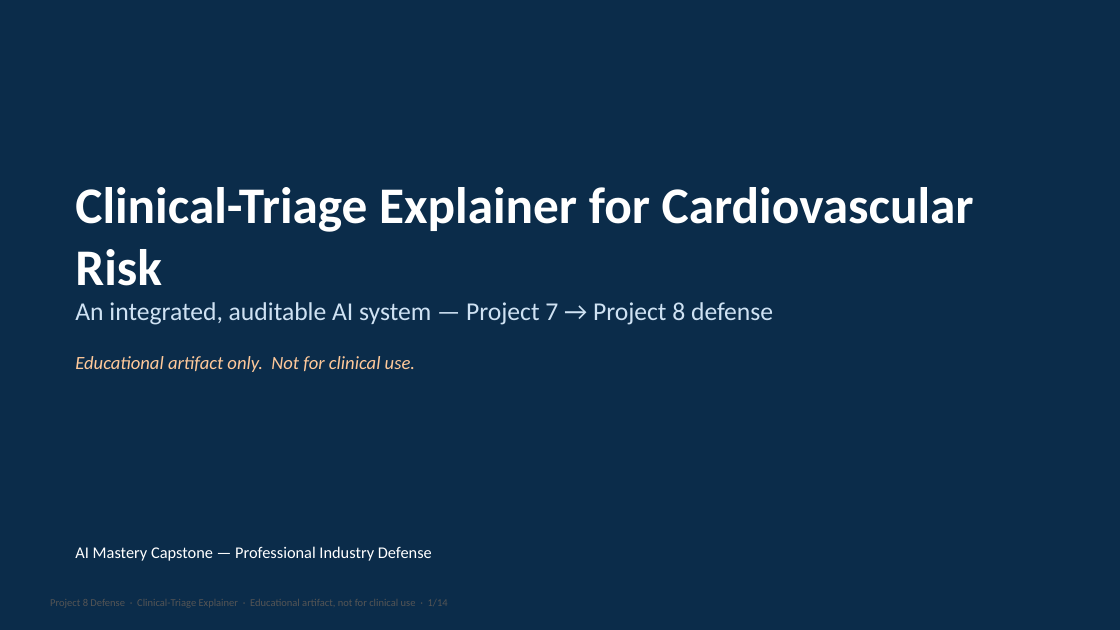
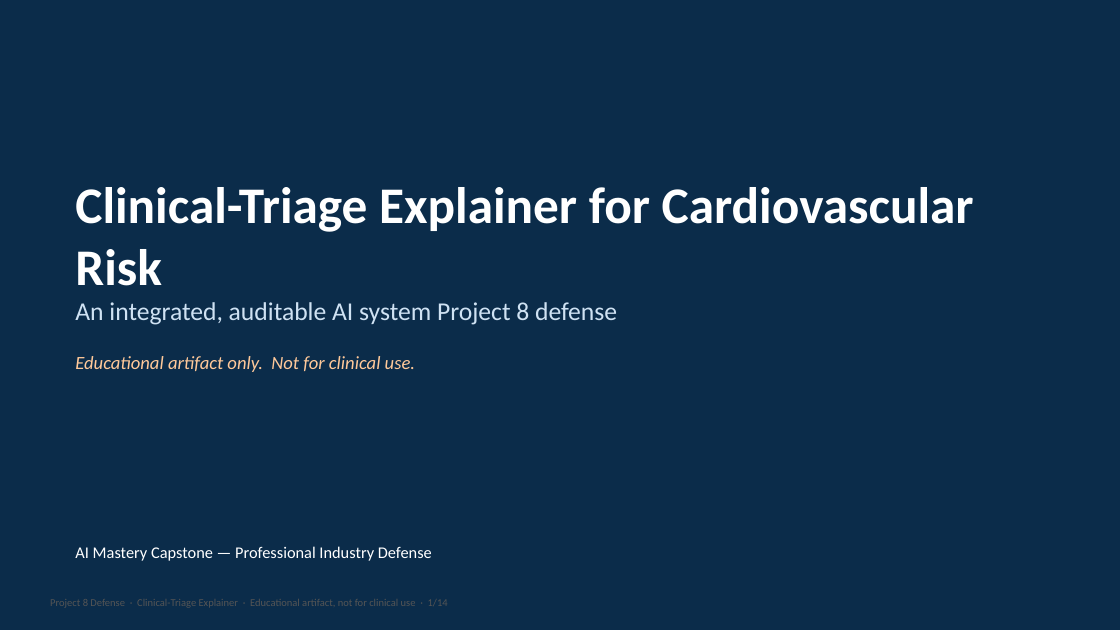
Before and after one commit to udacity-project-sidhu/industry-Integrated-AI-System, a slide deck: slide 1 of defense doc/Defense_Deck.pptx. Drawn at 1120x630 pixels with LibreOffice and Linux fonts; fonts in the diff are those of the drawing. Boxes give left, top, right and bottom in pixels: in the first picture for what was removed or moved away, otherwise in the second. Text is boxed around its words. In the diff, an @@ line names an element or a change of style, - is before the commit and + after.

```diff
--- a/defense doc/Defense_Deck.pptx
+++ b/defense doc/Defense_Deck.pptx
@@ text at <box>75,302,617,325</box>: text changed @@
-An integrated, auditable AI system — Project 7 → Project 8 defense
+An integrated, auditable AI system Project 8 defense
```
Also in this commit, not shown: 1 other slide changed, 7 other files.
